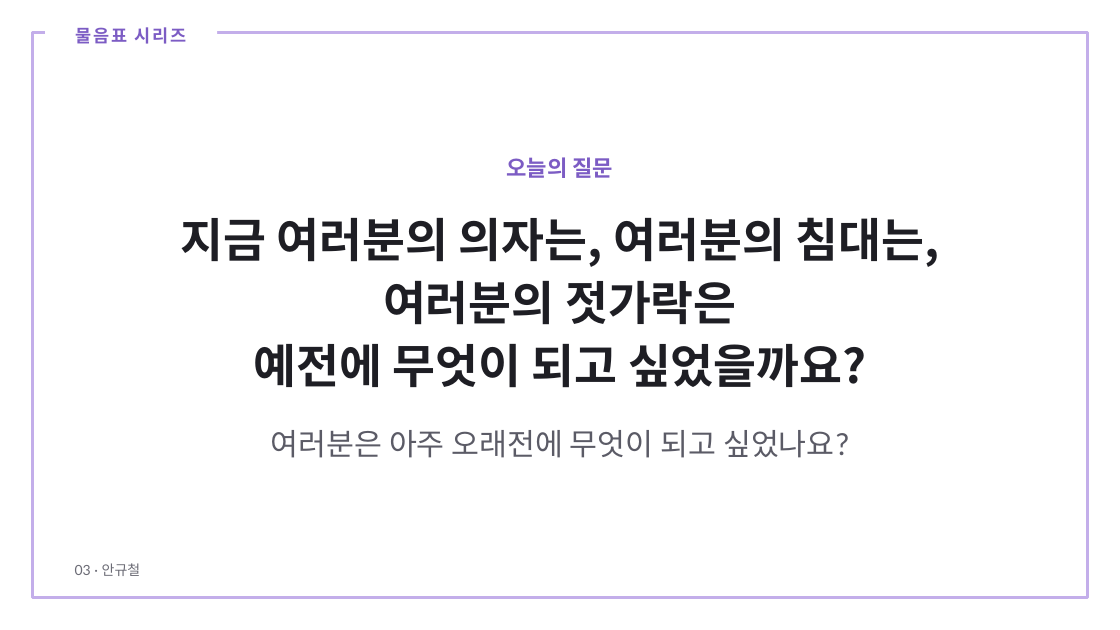
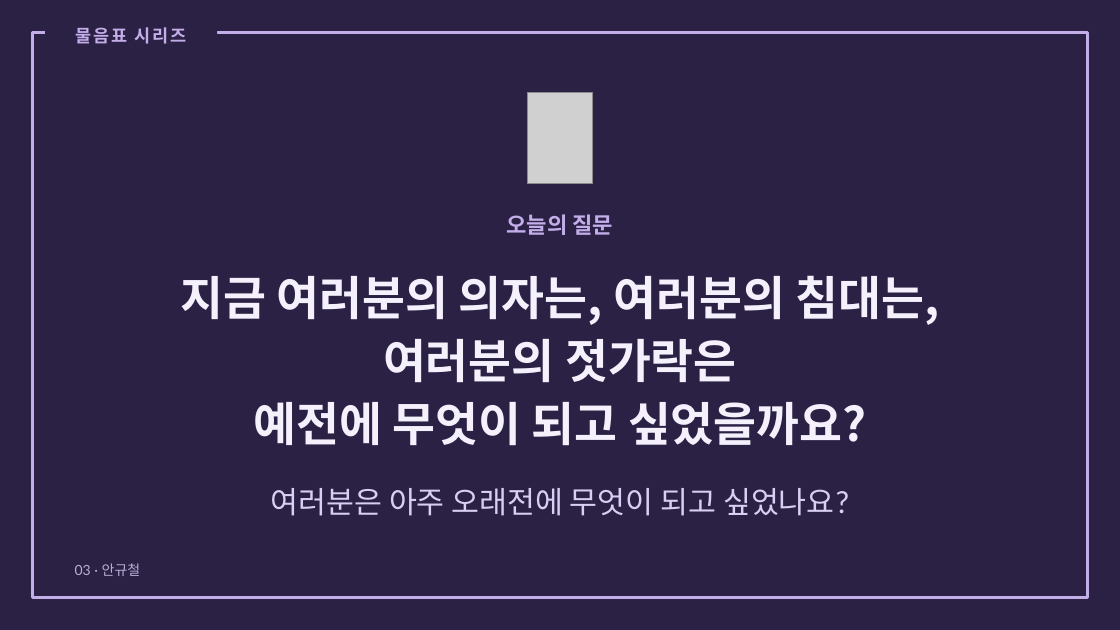
Before and after one commit to joyhanju/joyhanju.github.io, a slide deck: slide 32 of materials/this-is-art/이것도미술이에요_수업PPT.pptx (slide 30 before the commit). Drawn at 1120x630 pixels with LibreOffice and Linux fonts; fonts in the diff are those of the drawing; grey boxes stand for pictures. Boxes give left, top, right and bottom in pixels: in the first picture for what was removed or moved away, otherwise in the second. Text is boxed around its words. In the diff, an @@ line names an element or a change of style, - is before the commit and + after.

```diff
--- a/materials/this-is-art/이것도미술이에요_수업PPT.pptx
+++ b/materials/this-is-art/이것도미술이에요_수업PPT.pptx
@@ background #FFFFFF to #2B2145 @@
@@ text "물음표 시리즈" at [76,27,187,44]: text colour #7C5CC4 to #C3AEEA @@
@@ picture added at [528,92,592,184] @@
@@ text "오늘의 질문" at [507,214,614,235]: text colour #7C5CC4 to #C3AEEA @@
@@ 3 texts: place and size @@
-3 texts at [181,157,940,458]
+3 texts at [181,214,940,516]
@@ text "지금 여러분의 의자는, 여러분의 침대는," at [181,275,940,446]: text colour #1E1E24 to #F4F0FC @@
@@ text "여러분은 아주 오래전에 무엇이 되고 ..." at [271,488,849,516]: text colour #5B5B66 to #D9CFF5 @@
@@ text "03 · 안규철" at [75,563,141,576]: text colour #6B6B75 to #B8AED6 @@
```
Also in this commit, not shown: 22 other slides changed, 7 slides added, 1 other file.
